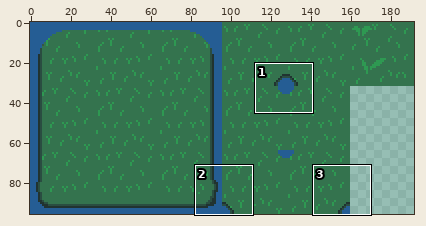
Sprite sheet, stored at source/assets/images/tilesets/silver-swamp-grass.png. The first picture is a wide view before the edit; the outline marks the close-up.
Close-up. Before the edit:
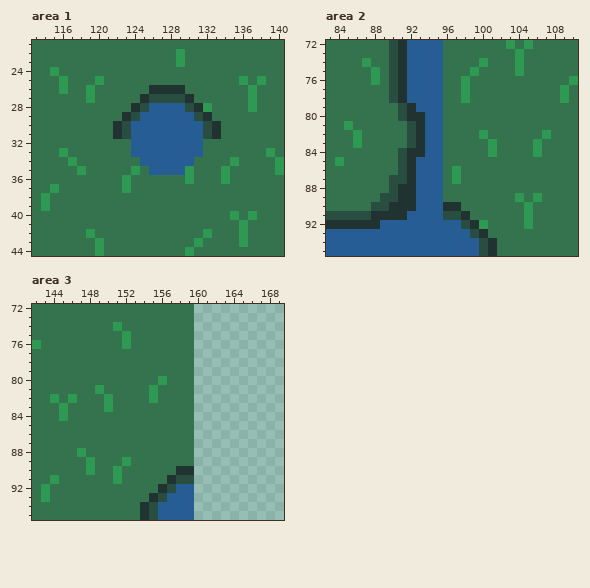
The file is 192x96 pixels. Shown: area 1: x 113..140, y 21..44; area 2: x 83..110, y 72..95; area 3: x 142..169, y 72..95.
After the commit:
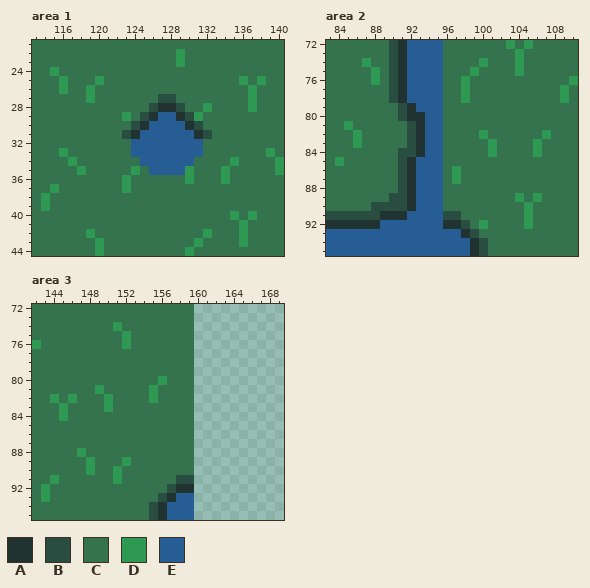
Palette (. is transparent): A #213330  B #2a4d41  C #34734e  D #2e9952  E #255d94
Diff:
Area 1:
Colour E gives way to colour A in row 28 at x 127 to 128; in row 29 at x 126 and 129; in row 30 at x 125 and 130; in row 31 at x 124 and 131.
Colour E gives way to colour B in row 28 at x 126 and 129; in row 29 at x 125 and 130; in row 30 at x 124 and 131.
Colour A gives way to colour C in row 26 at x 126 to 129; in row 27 at x 125 and 130; in row 28 at x 124 and 131; in row 29 at x 132; in rows 30 to 31 at x 122 and 133.
Colour B gives way to colour C in row 27 at x 126 and 129; in row 28 at x 125 and 130; in row 29 at x 124; in row 30 at x 123 and 132.
Colour A gives way to colour D in row 29 at x 123.
Colour B gives way to colour D in row 29 at x 131.
Area 2:
Colour E gives way to colour A in row 92 at x 96 to 97; in row 93 at x 98; in rows 94 to 95 at x 99.
Colour A gives way to colour B in row 84 at x 92; in rows 88 to 89 at x 91; in row 90 at x 90 to 91; in row 91 at x 88.
Colour A gives way to colour C in row 90 at x 96 to 97; in row 91 at x 98; in row 92 at x 99; in row 93 at x 100; in rows 94 to 95 at x 101.
Colour B gives way to colour C in rows 87 to 88 at x 90; in row 89 at x 89.
Area 3:
Colour E gives way to colour A in row 92 at x 158 to 159; in row 93 at x 157; in rows 94 to 95 at x 156.
Colour A gives way to colour C in row 90 at x 158 to 159; in row 91 at x 157; in row 92 at x 156; in row 93 at x 155; in rows 94 to 95 at x 154.
